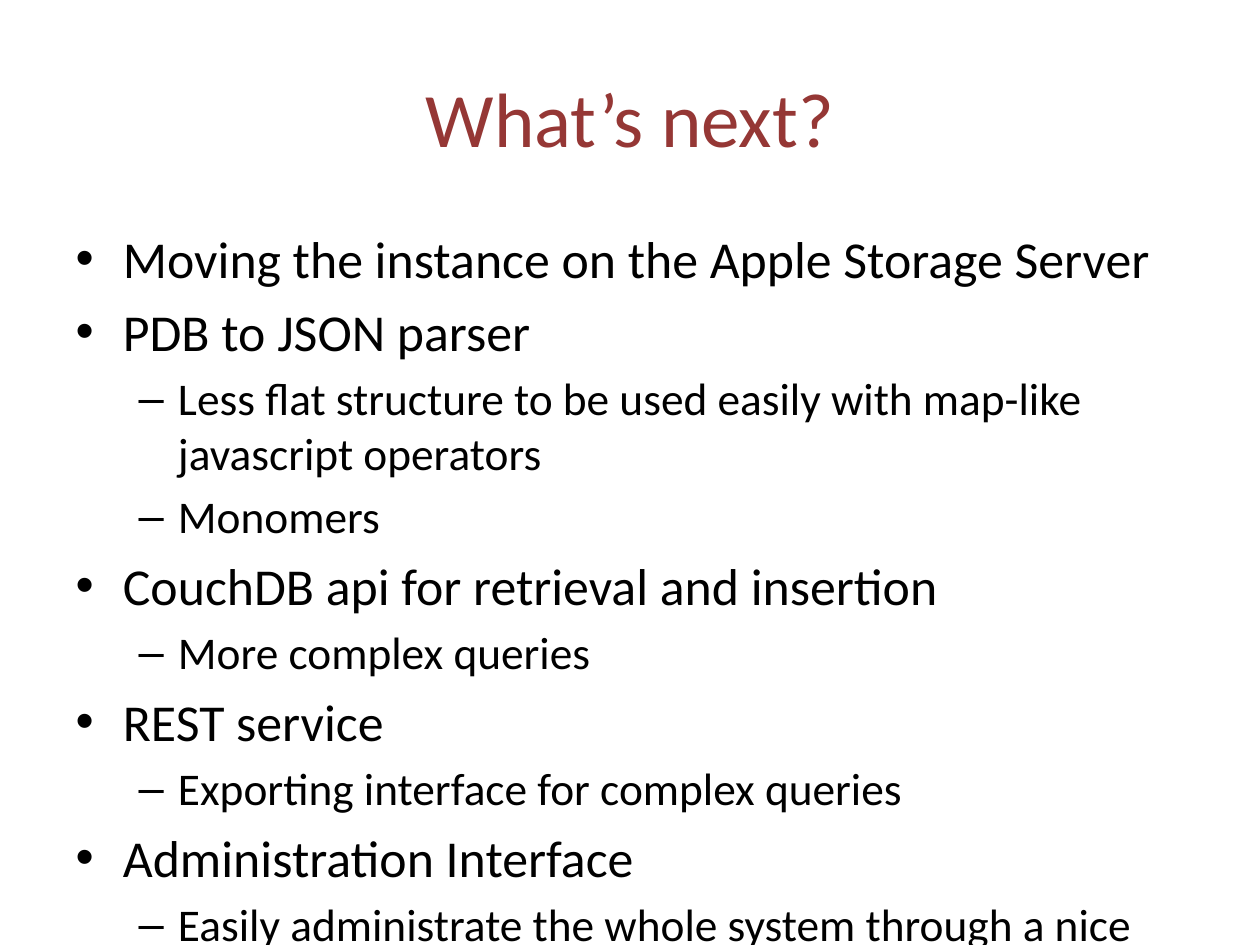
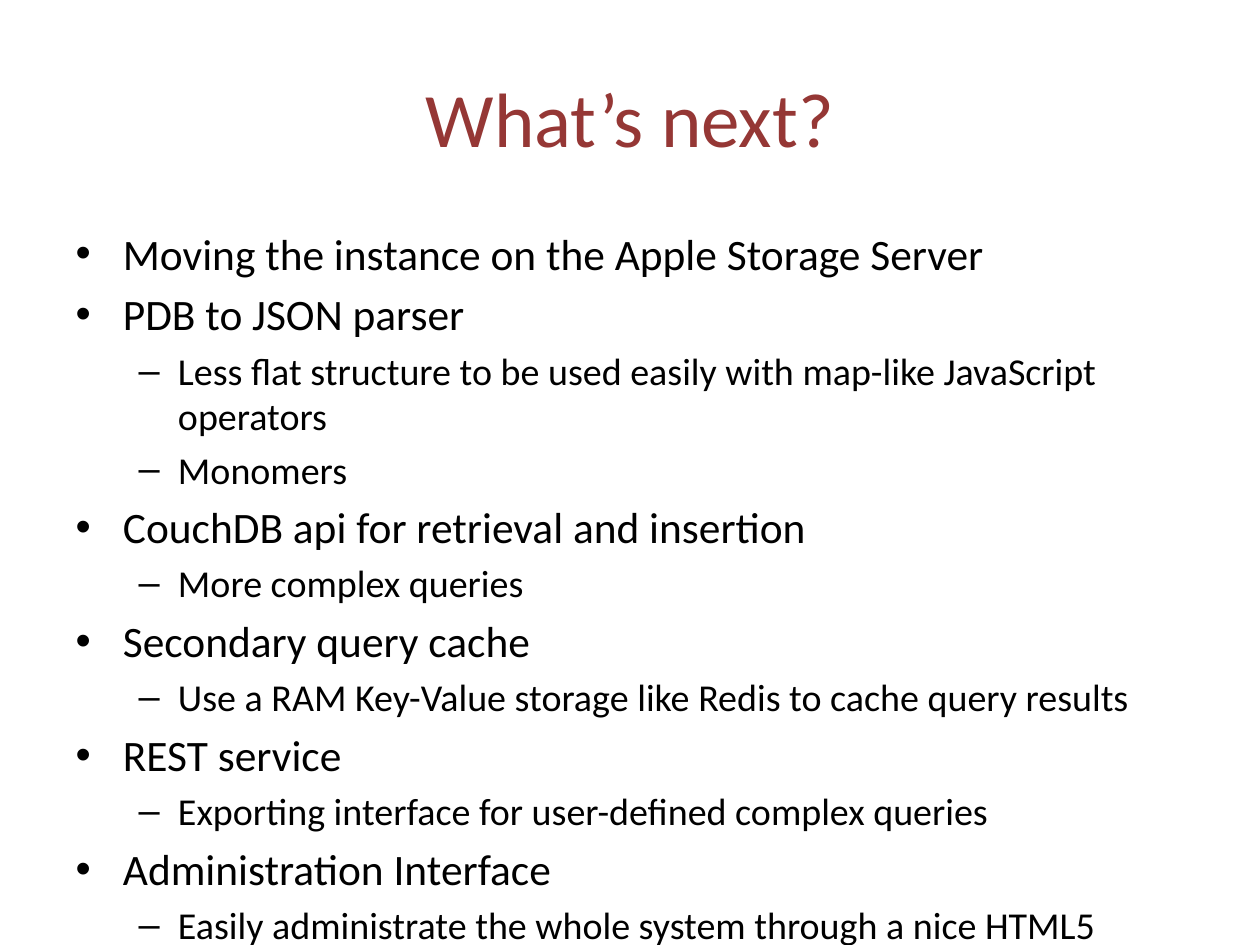
Before and after one commit to cvdlab-projects/webpdb, a slide deck: slide 7 of docs/webPDB.pptx. Drawn at 1260x945 pixels with LibreOffice and Linux fonts; fonts in the diff are those of the drawing. Boxes give left, top, right and bottom in pixels: in the first picture for what was removed or moved away, otherwise in the second. Text is boxed around its words. In the diff, an @@ line names an element or a change of style, - is before the commit and + after.

```diff
--- a/docs/webPDB.pptx
+++ b/docs/webPDB.pptx
@@ text at bbox=[123, 240, 983, 886]: size 29.6 to 24.8 pt in "Moving the instance on the Apple Storage ...", "PDB to JSON parser", "CouchDB api for retrieval and insertion", "REST service" and 1 more places; size 25.9 to 21.7 pt in "Monomers", "More complex queries" @@
@@ text at bbox=[178, 358, 1096, 436]: text changed; size 25.9 to 21.7 pt @@
-  – Less flat structure to be used easily with map-like javascript operators
+  – Less flat structure to be used easily with map-like JavaScript operators
@@ text at bbox=[123, 627, 1129, 718]: paragraphs added @@
+• Secondary query cache
+  – Use a RAM Key-Value storage like Redis to cache query results
@@ text at bbox=[178, 798, 987, 832]: text changed; size 25.9 to 21.7 pt @@
-  – Exporting interface for complex queries
+  – Exporting interface for user-defined complex queries
@@ text at bbox=[178, 912, 1095, 945]: text changed; size 25.9 to 21.7 pt @@
-  – Easily administrate the whole system through a nice HTML interface
+  – Easily administrate the whole system through a nice HTML5 interface
```
Also in this commit, not shown: 3 other slides changed.
